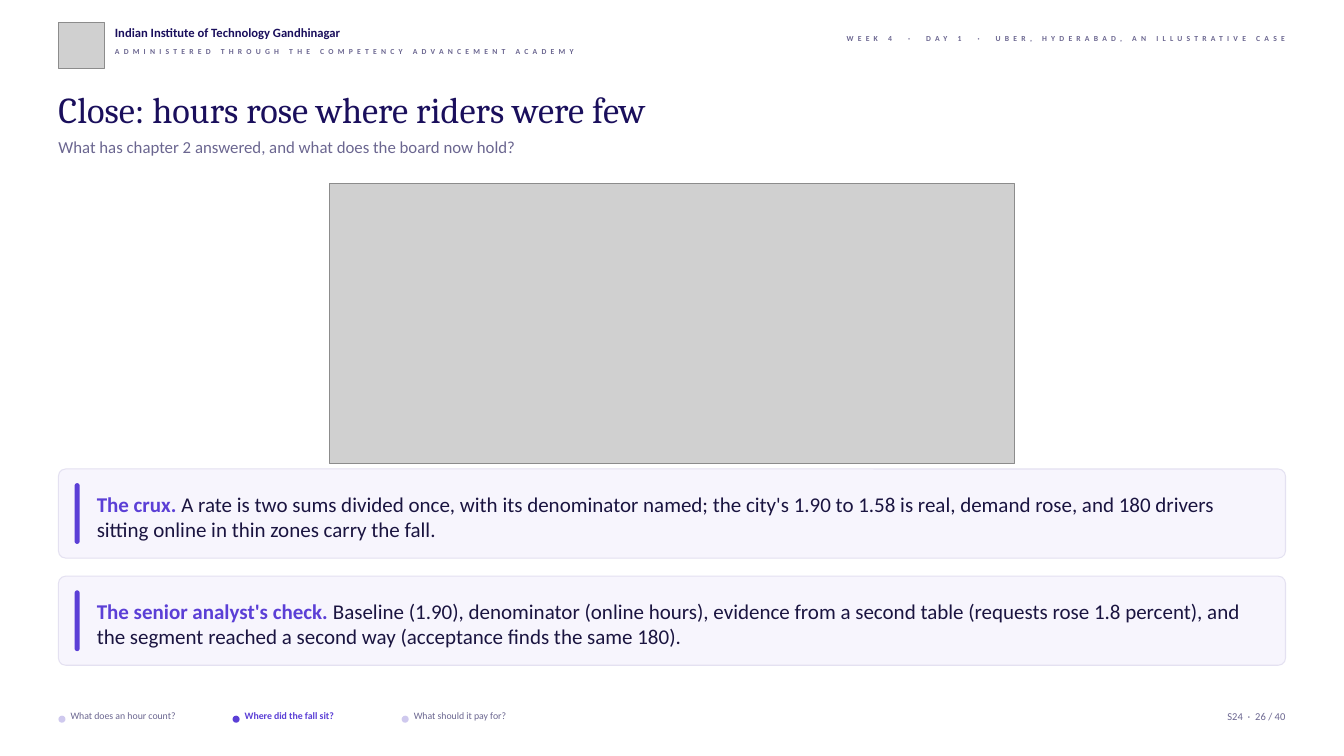
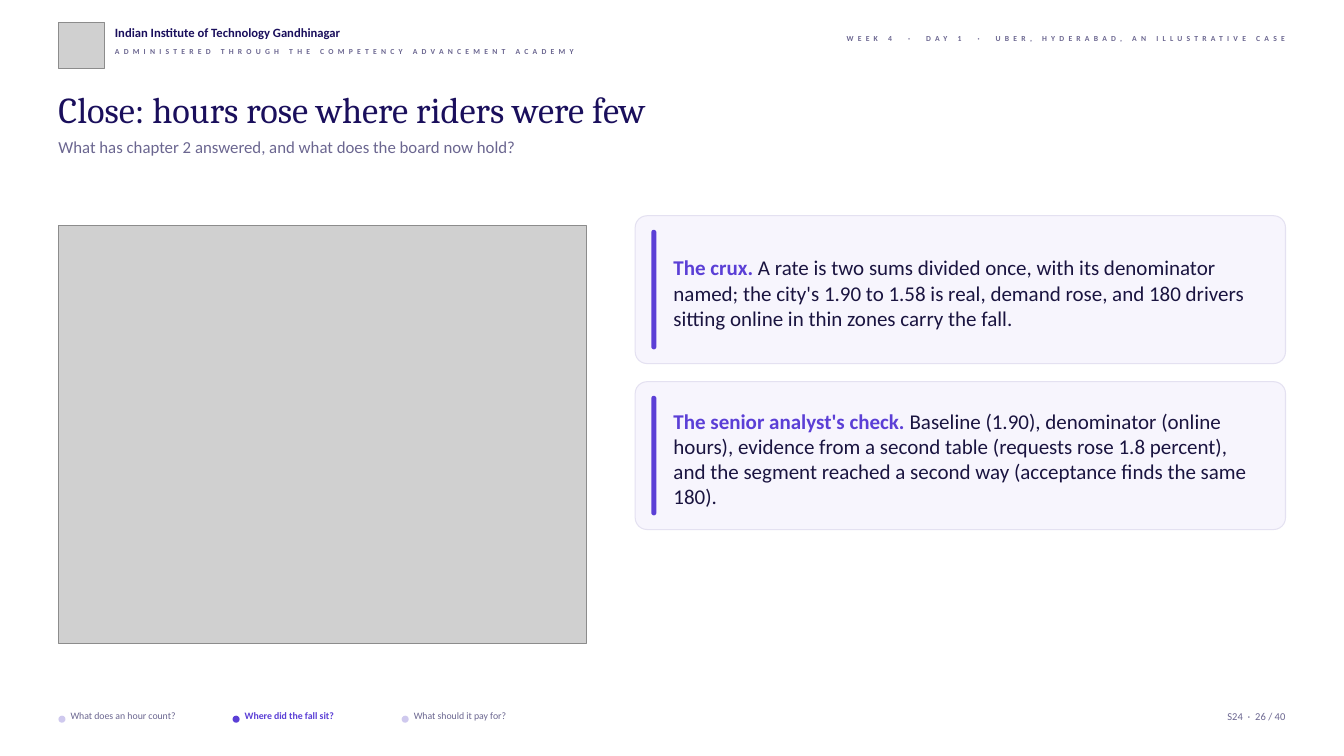
Before and after one commit to fde-academy-lab/c2-content-factory, a slide deck: slide 26 of content/W04/D1/slides/C2_W04_D01_half1_STUDENT.pptx. Drawn at 1344x756 pixels with LibreOffice and Linux fonts; fonts in the diff are those of the drawing; grey boxes stand for pictures; background and template pictures are left out. Boxes give left, top, right and bottom in pixels: in the first picture for what was removed or moved away, otherwise in the second. Text is boxed around its words. In the diff, an @@ line names an element or a change of style, - is before the commit and + after.

```diff
--- a/content/W04/D1/slides/C2_W04_D01_half1_STUDENT.pptx
+++ b/content/W04/D1/slides/C2_W04_D01_half1_STUDENT.pptx
@@ picture removed at [330, 184, 1015, 464] @@
@@ picture added at [58, 226, 586, 643] @@
@@ rounded rectangle: place and size @@
-rounded rectangle at [58, 469, 1286, 558]
+rounded rectangle at [635, 216, 1286, 364]
@@ rounded rectangle: place and size @@
-rounded rectangle at [75, 483, 80, 543]
+rounded rectangle at [651, 230, 656, 350]
@@ text "The crux. A rate is ..." rewrapped from [97, 497, 1213, 541] to [673, 260, 1244, 330] @@
@@ rounded rectangle: place and size @@
-rounded rectangle at [58, 577, 1286, 665]
+rounded rectangle at [635, 382, 1286, 530]
@@ rounded rectangle: place and size @@
-rounded rectangle at [75, 591, 80, 651]
+rounded rectangle at [651, 396, 656, 516]
@@ text "The senior analyst's check. Baseline ..." rewrapped from [97, 604, 1239, 648] to [673, 414, 1246, 507] @@
```
Also in this commit, not shown: 9 other slides changed, 3 other files.
